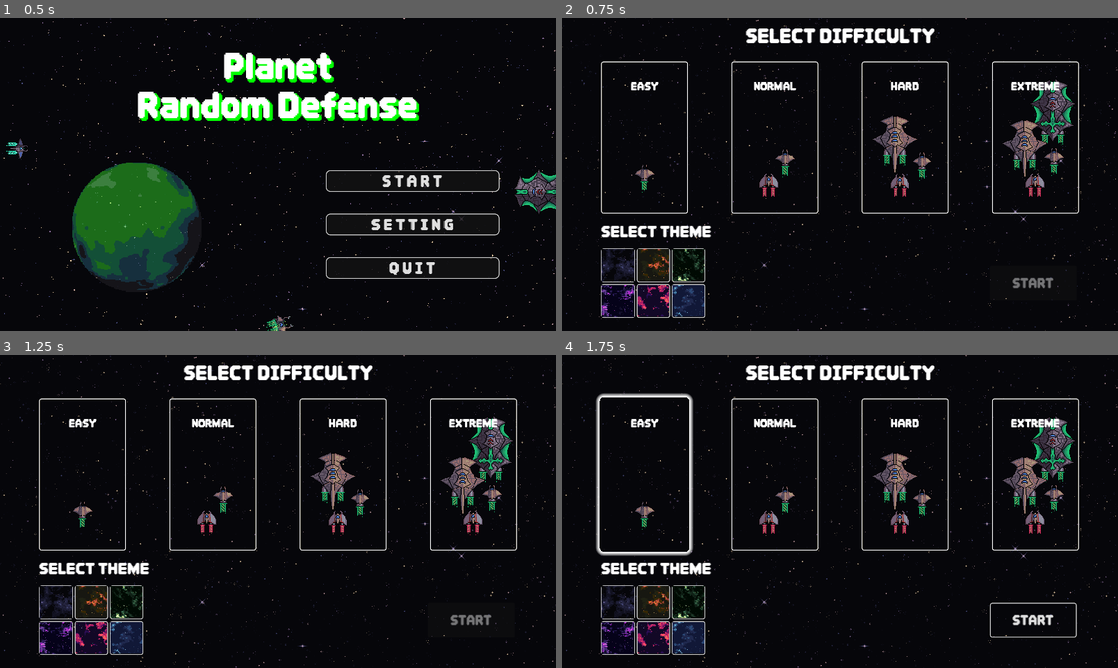
Above: before the commit, frames 1-4 (two rows, left to right).
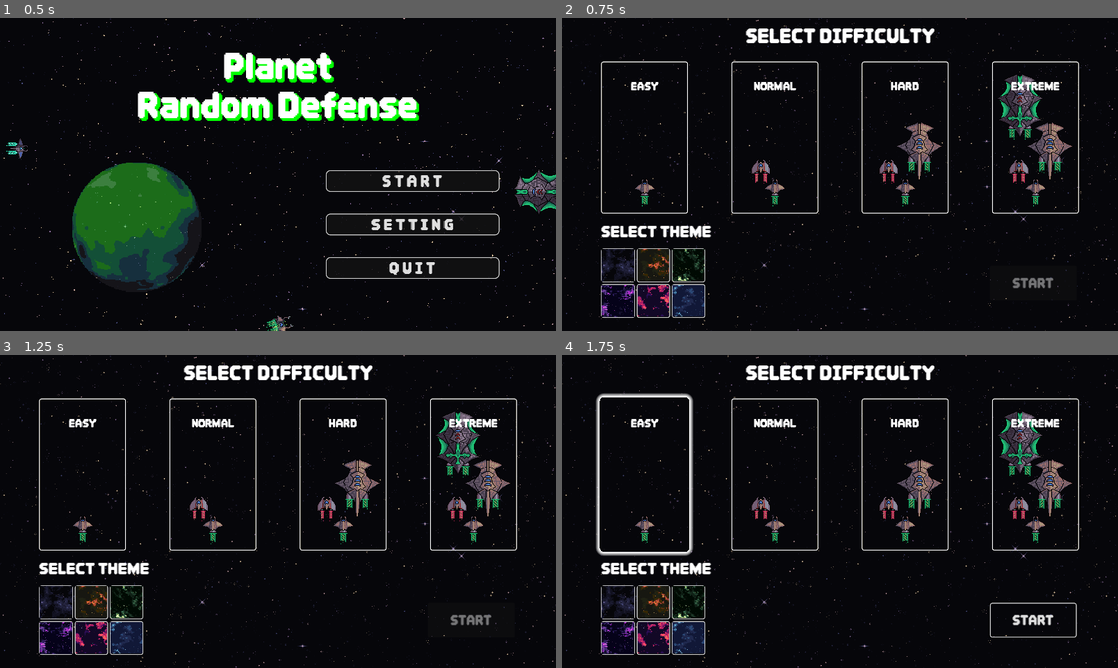
Above: after the commit, the same moments.

Repository: wonhs0191/GAME-2-Random-Defense-
Game: Godot game, scene res://title_screen/title_screen.tscn
The game is run twice, just before and just after one commit, with the same random seed, the same clock (stepped at 60 frames per second) and the same inputs.
Inputs:
- Up to frame 1 (0.5 s): no input
- Up to frame 2 (0.75 s): click "S T A R T" at 0.5 s
- Up to frame 3 (1.25 s): no input
- Up to frame 4 (1.75 s): click "EASY" at 1.25 s

Frame 1 is identical in both runs. In frame 2, 4.6% of the frame differs, in the area x 13-93%, y 18-61%; in frame 3, 4.6%; in frame 4, 4.6%.

Commit message:
=== [COMMON-004] 난이도 선택창 enemy 소스 변경

Diff:
--- a/playsetup/degree/degree.tscn
+++ b/playsetup/degree/degree.tscn
@@ -1,7 +1,7 @@
 [gd_scene load_steps=7 format=3 uid="uid://bhmihx0i5aiyp"]
 
-[ext_resource type="PackedScene" uid="uid://b35dboovj15st" path="res://prototype_moon/enemy/01_enemy.tscn" id="1_8h6le"]
 [ext_resource type="Texture2D" uid="uid://dyvfbfy4qjpxe" path="res://playsetup/background_img/select dificult img.png" id="1_vyp4x"]
+[ext_resource type="PackedScene" uid="uid://vaeygyqgswys" path="res://enemy/nautolan/fighter/fighter.tscn" id="2_vc3rf"]
 
 [sub_resource type="StyleBoxFlat" id="StyleBoxFlat_k8n40"]
 bg_color = Color(0.247059, 0.207843, 0, 0.0117647)
@@ -76,5 +76,6 @@
 label_settings = SubResource("LabelSettings_lc6ya")
 horizontal_alignment = 1
 
-[node name="01Enemy" parent="." instance=ExtResource("1_8h6le")]
-position = Vector2(100, 290)
+[node name="Fighter" parent="." instance=ExtResource("2_vc3rf")]
+position = Vector2(100.258, 290)
+scale = Vector2(1.5, 1.5)
--- a/playsetup/playsetup.tscn
+++ b/playsetup/playsetup.tscn
@@ -2,11 +2,11 @@
 
 [ext_resource type="PackedScene" uid="uid://bhmihx0i5aiyp" path="res://playsetup/degree/degree.tscn" id="1_qrm8s"]
 [ext_resource type="Script" path="res://playsetup/playsetup.gd" id="1_ti0js"]
-[ext_resource type="PackedScene" uid="uid://bgthe5ro31e7d" path="res://prototype_moon/enemy/03_enemy.tscn" id="2_1tlua"]
 [ext_resource type="Texture2D" uid="uid://chjtjuvucgtvg" path="res://title_screen/title_screen_background.png" id="2_eyww5"]
-[ext_resource type="PackedScene" uid="uid://b0mwduv01uqog" path="res://prototype_moon/enemy/02_enemy.tscn" id="3_xb6jg"]
-[ext_resource type="PackedScene" uid="uid://cktr1nlpwyif4" path="res://prototype_moon/enemy/04_enemy.tscn" id="4_1hbyh"]
 [ext_resource type="ButtonGroup" uid="uid://dqd14gp22by5b" path="res://playsetup/degree/difficult_group.tres" id="4_phy1l"]
+[ext_resource type="PackedScene" uid="uid://bam3bu6brfpk5" path="res://enemy/nautolan/bomber/bomber.tscn" id="5_p45g4"]
+[ext_resource type="PackedScene" uid="uid://b3xflanh03pat" path="res://enemy/nautolan/battlecruiser/battlecruiser.tscn" id="6_eevhu"]
+[ext_resource type="PackedScene" uid="uid://bracygxivqv23" path="res://enemy/nautolan/dreadnought/dreadnought.tscn" id="7_cor45"]
 [ext_resource type="Texture2D" uid="uid://0mkc3pic2fsg" path="res://playsetup/background_img/oil_500.png" id="7_ol61y"]
 [ext_resource type="ButtonGroup" uid="uid://cryhbi2oqe75c" path="res://playsetup/degree/theme_group.tres" id="8_iwtou"]
 [ext_resource type="Texture2D" uid="uid://db86xu8hofkbu" path="res://playsetup/background_img/borkfest_500.png" id="8_yitv4"]
@@ -200,10 +200,6 @@
 text = "EASY
 "
 
-[node name="01Enemy" parent="Difficulty/HBoxContainer/Degree1" index="2"]
-position = Vector2(100, 257)
-scale = Vector2(1.5, 1.5)
-
 [node name="Degree2" parent="Difficulty/HBoxContainer" instance=ExtResource("1_qrm8s")]
 layout_mode = 2
 theme_override_styles/pressed = SubResource("StyleBoxFlat_in5e1")
@@ -213,12 +209,8 @@
 [node name="Label" parent="Difficulty/HBoxContainer/Degree2" index="1"]
 text = "NORMAL"
 
-[node name="01Enemy" parent="Difficulty/HBoxContainer/Degree2" index="2"]
-position = Vector2(124, 222)
-scale = Vector2(1.5, 1.5)
-
-[node name="03Enemy" parent="Difficulty/HBoxContainer/Degree2" instance=ExtResource("2_1tlua")]
-position = Vector2(86, 276)
+[node name="Bomber" parent="Difficulty/HBoxContainer/Degree2" instance=ExtResource("5_p45g4")]
+position = Vector2(68, 244)
 scale = Vector2(1.5, 1.5)
 
 [node name="Degree3" parent="Difficulty/HBoxContainer" instance=ExtResource("1_qrm8s")]
@@ -232,16 +224,12 @@
 [node name="Label" parent="Difficulty/HBoxContainer/Degree3" index="1"]
 text = "HARD"
 
-[node name="01Enemy" parent="Difficulty/HBoxContainer/Degree3" index="2"]
-position = Vector2(139, 229)
-scale = Vector2(1.5, 1.5)
-
-[node name="03Enemy" parent="Difficulty/HBoxContainer/Degree3" instance=ExtResource("2_1tlua")]
-position = Vector2(88, 277)
-scale = Vector2(1.5, 1.5)
-
-[node name="04Enemy" parent="Difficulty/HBoxContainer/Degree3" instance=ExtResource("4_1hbyh")]
-position = Vector2(76, 189)
+[node name="Bomber" parent="Difficulty/HBoxContainer/Degree3" instance=ExtResource("5_p45g4")]
+position = Vector2(62, 244)
+scale = Vector2(1.5, 1.5)
+
+[node name="Battlecruiser" parent="Difficulty/HBoxContainer/Degree3" instance=ExtResource("6_eevhu")]
+position = Vector2(133, 205)
 scale = Vector2(1.5, 1.5)
 
 [node name="Degree4" parent="Difficulty/HBoxContainer" instance=ExtResource("1_qrm8s")]
@@ -255,20 +243,16 @@
 z_index = 1
 text = "EXTREME"
 
-[node name="01Enemy" parent="Difficulty/HBoxContainer/Degree4" index="2"]
-position = Vector2(143, 218)
-scale = Vector2(1.5, 1.5)
-
-[node name="02Enemy" parent="Difficulty/HBoxContainer/Degree4" instance=ExtResource("3_xb6jg")]
-position = Vector2(140, 107)
-scale = Vector2(1.5, 1.5)
-
-[node name="04Enemy" parent="Difficulty/HBoxContainer/Degree4" instance=ExtResource("4_1hbyh")]
-position = Vector2(75, 199)
-scale = Vector2(1.5, 1.5)
-
-[node name="03Enemy" parent="Difficulty/HBoxContainer/Degree4" instance=ExtResource("2_1tlua")]
-position = Vector2(99, 276)
+[node name="Bomber" parent="Difficulty/HBoxContainer/Degree4" instance=ExtResource("5_p45g4")]
+position = Vector2(62, 244)
+scale = Vector2(1.5, 1.5)
+
+[node name="Battlecruiser" parent="Difficulty/HBoxContainer/Degree4" instance=ExtResource("6_eevhu")]
+position = Vector2(133, 205)
+scale = Vector2(1.5, 1.5)
+
+[node name="Dreadnought" parent="Difficulty/HBoxContainer/Degree4" instance=ExtResource("7_cor45")]
+position = Vector2(64, 95)
 scale = Vector2(1.5, 1.5)
 
 [node name="Theme" type="Control" parent="."]
